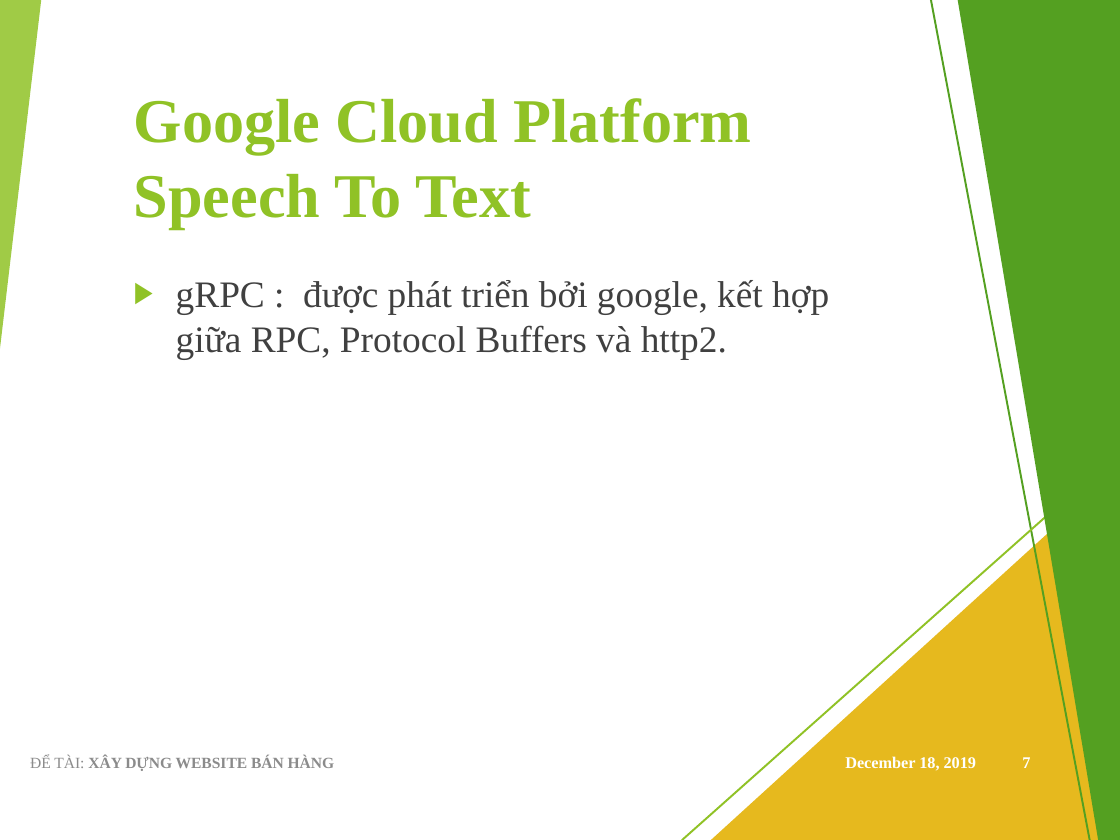
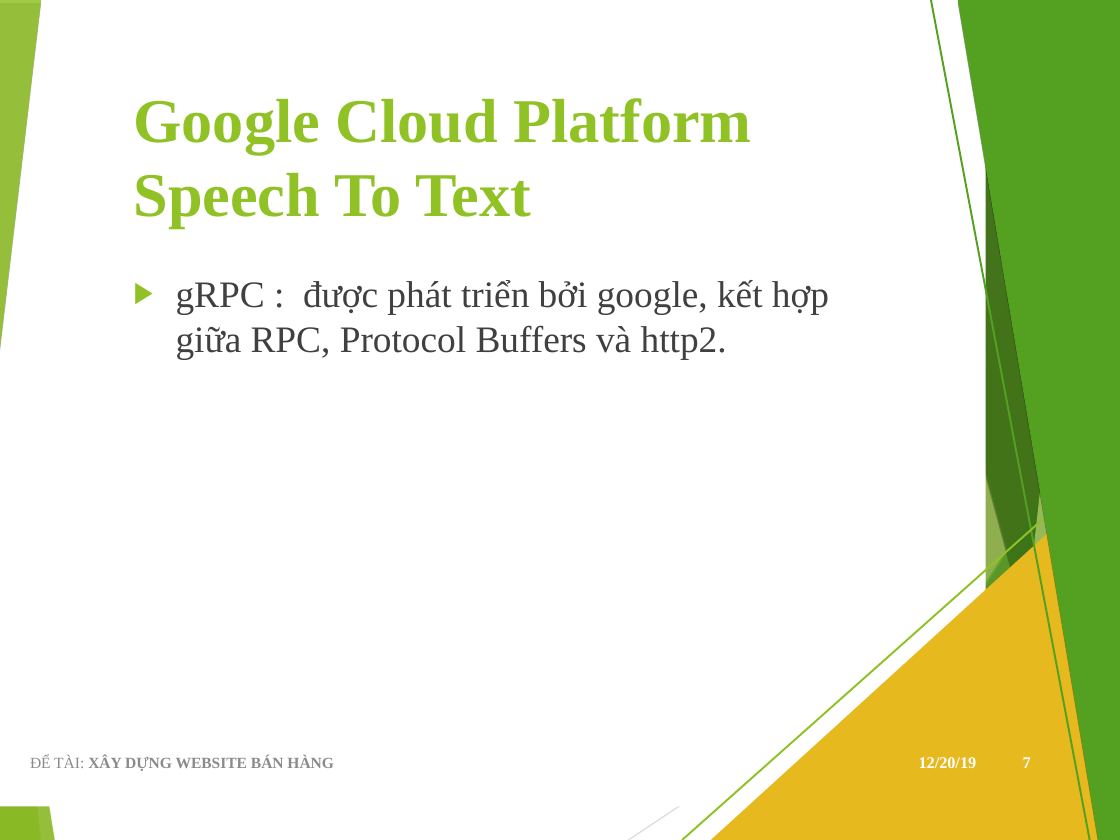
Before and after one commit to viet97/doandocs, a slide deck: slide 7 of DATN_Presentation.pptx. Drawn at 1120x840 pixels with LibreOffice and Linux fonts; fonts in the diff are those of the drawing. Boxes give left, top, right and bottom in pixels: in the first picture for what was removed or moved away, otherwise in the second. Text is boxed around its words. In the diff, an @@ line names an element or a change of style, - is before the commit and + after.

```diff
--- a/DATN_Presentation.pptx
+++ b/DATN_Presentation.pptx
@@ rectangle: place and size @@
-rectangle at [0, 0, 1120, 840]
+rectangle at [0, 0, 986, 806]
@@ line (861, 0) - (973, 840): stroke #BFBFBF 0.75 pt to #BFBFBF 0.74 pt @@
@@ line (862, 0) - (1012, 840): stroke #BFBFBF 0.75 pt to #BFBFBF 0.74 pt @@
@@ freeform shape at [958, 0, 1120, 840]: shadow on; outline redrawn @@
@@ shadow on in 18 elements at [0, 492, 55, 840], [844, 0, 1120, 840], [883, 0, 1120, 840], [813, 480, 1120, 840], [859, 0, 1120, 840], [1016, 0, 1120, 840], [989, 0, 1120, 840], [987, 599, 1120, 840], [843, 0, 1120, 840], [883, 0, 1120, 840], [821, 373, 1120, 840], [858, 0, 1120, 840], [1001, 0, 1120, 840], [953, 440, 1120, 840], [0, 492, 41, 840], [0, 0, 41, 348], [711, 468, 1120, 840], [1005, 0, 1119, 840] @@
@@ text "gRPC : được phát triển ..." at [176, 280, 829, 359]: indent changed @@
@@ line (1120, 451) - (682, 840): stroke #D9D9D9 0.75 pt to #D9D9D9 0.74 pt @@
@@ line (628, 840) - (1120, 512): stroke #D9D9D9 0.75 pt to #D9D9D9 0.74 pt @@
@@ text "ĐỂ TÀI: XÂY DỰNG WEBSITE ..." at [30, 756, 334, 771]: text colour #8C8C8C to #8B8B8B @@
@@ text at [919, 757, 977, 768]: text changed @@
-December 18, 2019
+12/20/19
```
Also in this commit, not shown: 18 other slides changed, 3 slides added.
